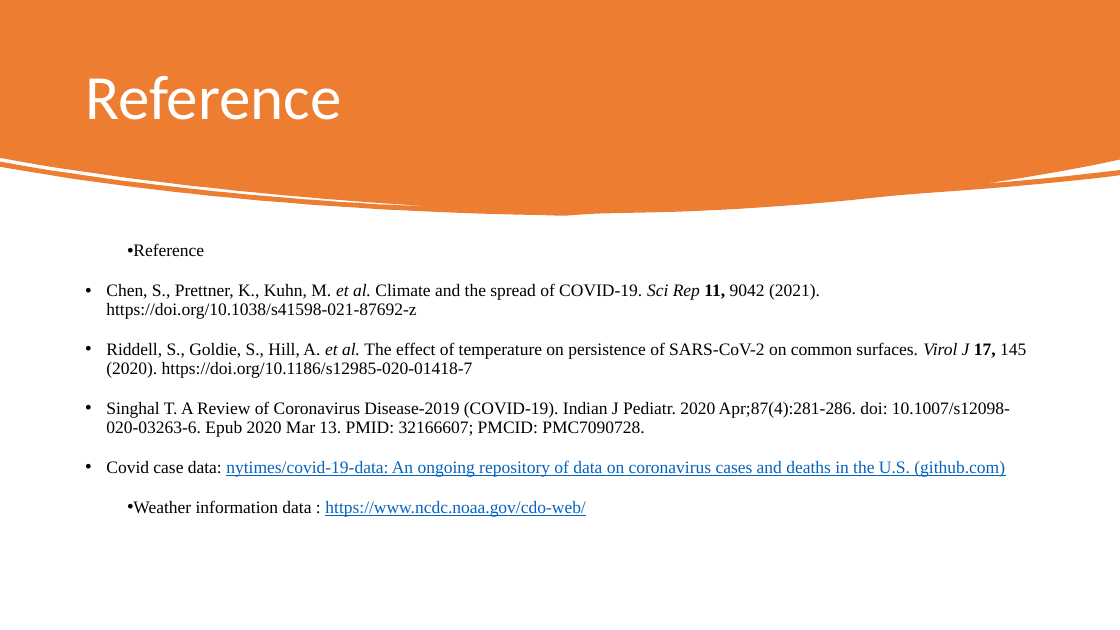
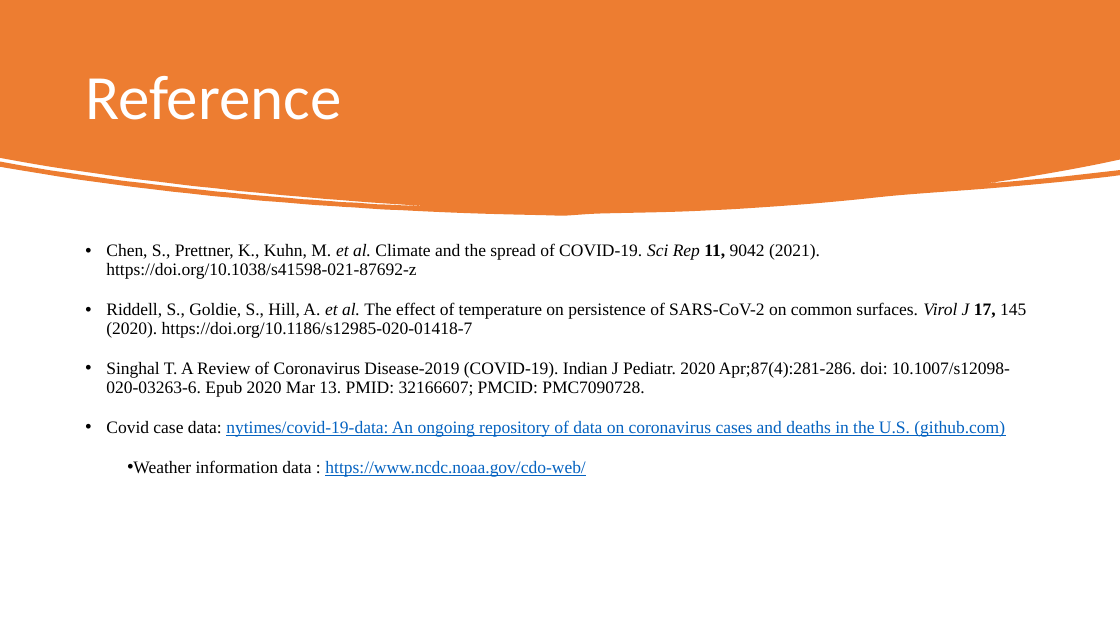
Before and after one commit to klee12/GEOG891_Fall_2021, a slide deck: slide 15 of Project/FinalPresentaton_Lee.pptx. Drawn at 1120x630 pixels with LibreOffice and Linux fonts; fonts in the diff are those of the drawing. Boxes give left, top, right and bottom in pixels: in the first picture for what was removed or moved away, otherwise in the second. Text is boxed around its words. In the diff, an @@ line names an element or a change of style, - is before the commit and + after.

```diff
--- a/Project/FinalPresentaton_Lee.pptx
+++ b/Project/FinalPresentaton_Lee.pptx
@@ text at [133,243,204,256]: paragraph removed @@
-• Reference
```
Also in this commit, not shown: 5 other slides changed, 1 slide added, 1 slide removed, 3 other files.
